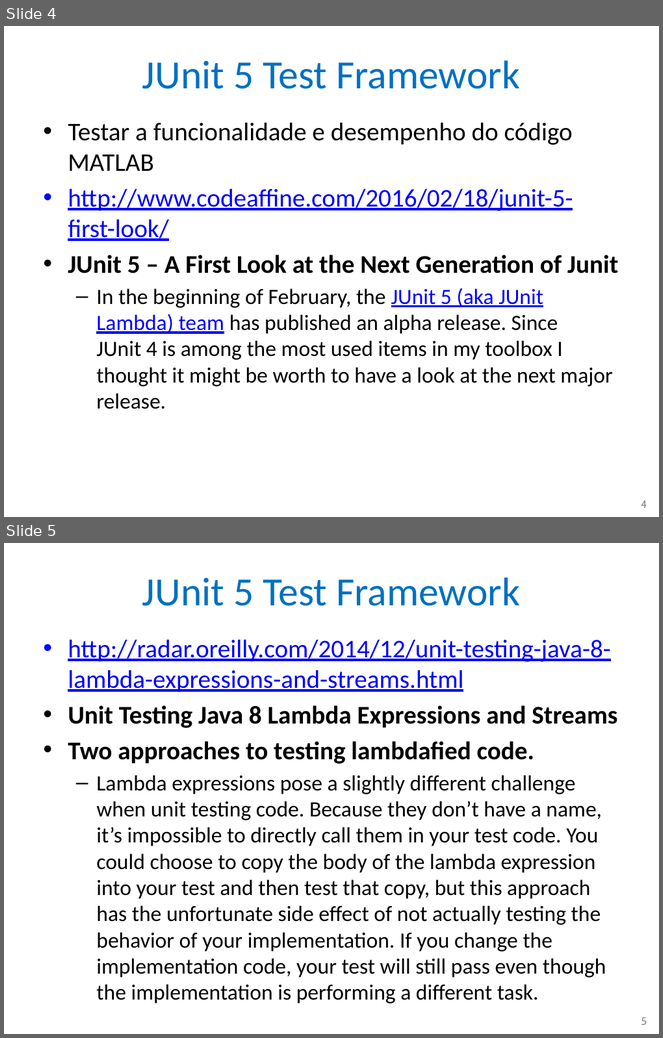
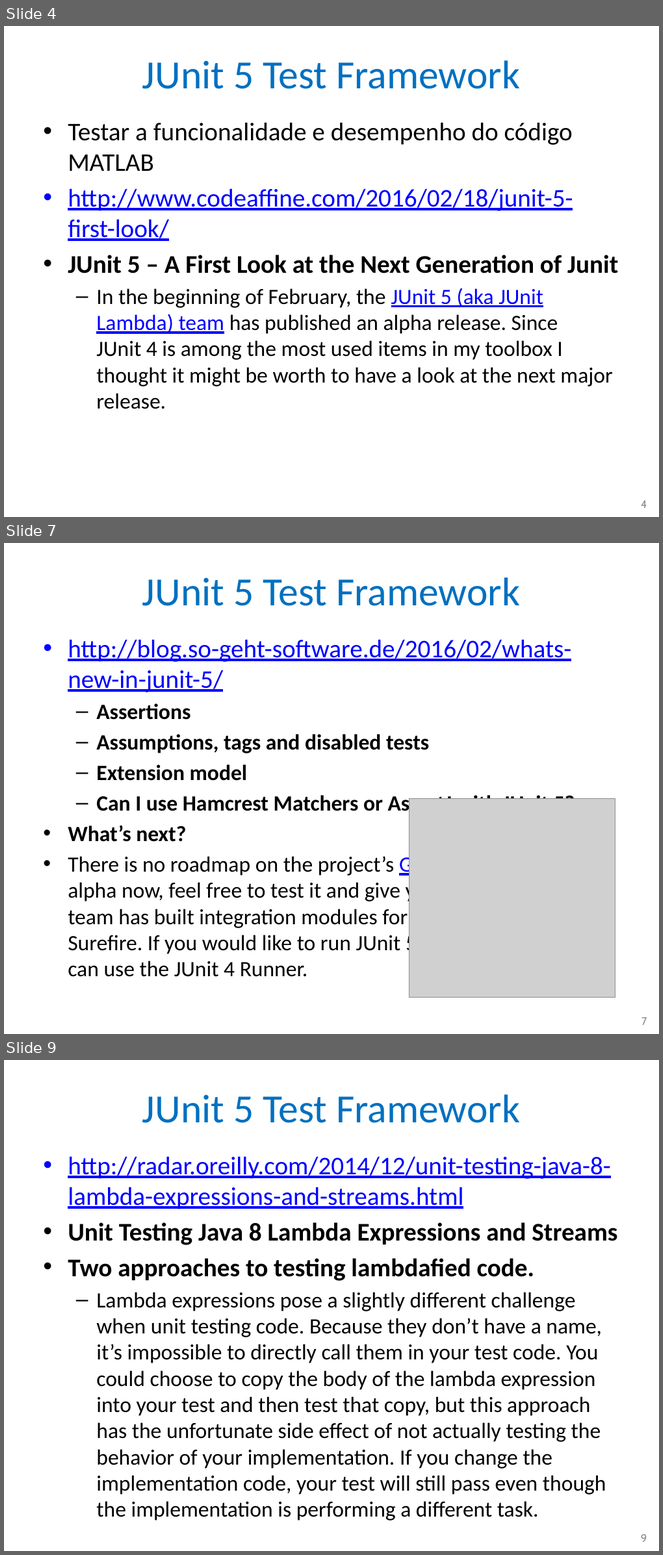
Before and after one commit to nascimentolwtn/INPE-CAP-385_DesenvolvimentoFrameworks, a slide deck: CAP385-00-Presentations/02-JUnit 5/02-JUnit 5.pptx. Shown one above the other, each under a label of ours: slides 4 and 5 before the commit, slides 4, 7 and 9 after it; the slides between them are not shown. The pictures are 663x1038 and 663x1555 pixels, drawn with LibreOffice and Linux fonts; fonts in the diff are those of the drawing; grey boxes stand for pictures. Boxes give left, top, right and bottom in pixels: in the first picture for what was removed or moved away, otherwise in the second. Text is boxed around its words. In the diff, an @@ line names an element or a change of style, - is before the commit and + after.

```diff
--- a/CAP385-00-Presentations/02-JUnit 5/02-JUnit 5.pptx
+++ b/CAP385-00-Presentations/02-JUnit 5/02-JUnit 5.pptx
@@ slide 7 added at [4,543,659,1034], background #FFFFFF @@
@@ title added at [142,577,520,606], 44 pt, text #0070C0 @@
+JUnit 5 Test Framework
@@ text added at [68,639,575,977], 24 pt, text #000000 @@
+• http://blog.so-geht-software.de/2016/02/whats-new-in-junit-5/
+  – Assertions
+  – Assumptions, tags and disabled tests
+  – Extension model
+  – Can I use Hamcrest Matchers or AssertJ with JUnit 5?
+• What’s next?
+• There is no roadmap on the project’s GitHub page. JUnit 5 is alpha now, feel free to test it and give your feedback. The team has built integration modules for Gradle and Maven Surefire. If you would like to run JUnit 5 tests in your IDE you can use the JUnit 4 Runner.
@@ picture added at [409,799,615,998] @@
@@ page number added at [642,1017,647,1025], 12 pt, text #8C8C8C @@
+7
@@ what was slide 5 is now slide 9 @@
@@ page number at [641,1534,648,1542]: text changed @@
-5
+9
```
Also in this commit, not shown: 3 other slides added.
